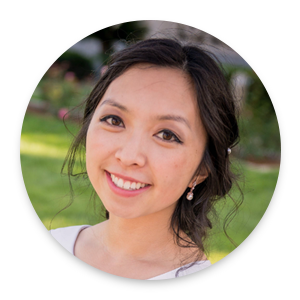
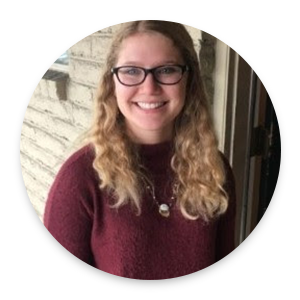
Layer changes from the first (300, 300) image to the second:
added layer "unnamed" above "Layer 3" over (x1=20, y1=20, x2=281, y2=280)
